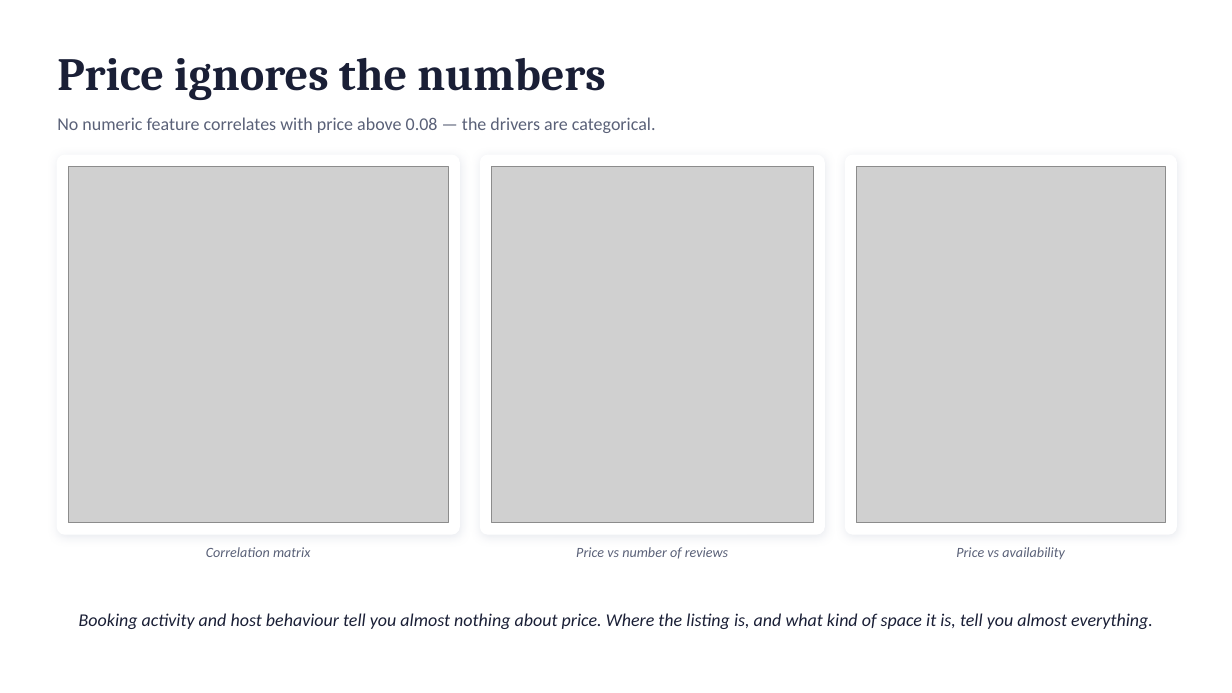
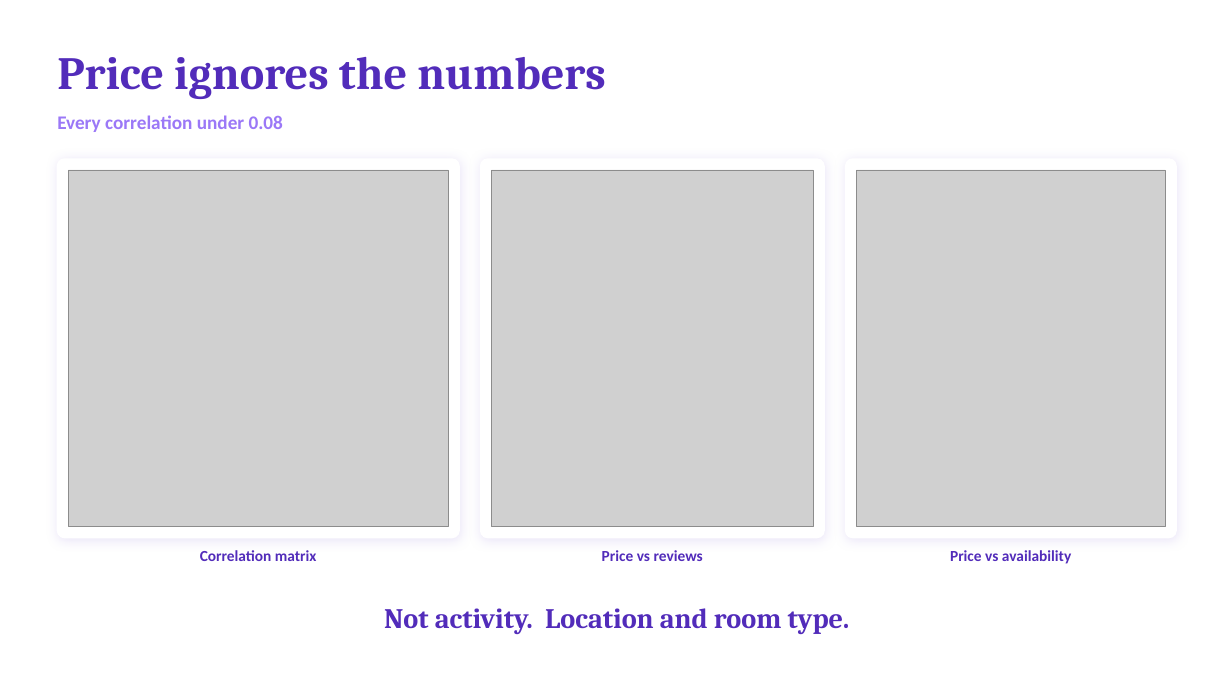
Before and after one commit to khaliddosari/Tuwaiq-Bootcamp, a slide deck: slide 7 of eda week 3/Khalid Al Dosari - EDA Project Presentation.pptx (slide 8 before the commit). Drawn at 1232x693 pixels with LibreOffice and Linux fonts; fonts in the diff are those of the drawing; grey boxes stand for pictures. Boxes give left, top, right and bottom in pixels: in the first picture for what was removed or moved away, otherwise in the second. Text is boxed around its words. In the diff, an @@ line names an element or a change of style, - is before the commit and + after.

```diff
--- a/eda week 3/Khalid Al Dosari - EDA Project Presentation.pptx
+++ b/eda week 3/Khalid Al Dosari - EDA Project Presentation.pptx
@@ text "Price ignores the numbers" at bbox=[57, 57, 606, 99]: text colour #1A1F36 to #522CBA @@
@@ text at bbox=[57, 115, 283, 132]: text changed; size 14 to 15 pt; text colour #5A6178 to #9B78F7; bold on @@
-No numeric feature correlates with price above 0.08 — the drivers are categorical.
+Every correlation under 0.08
@@ 3 pictures, 3 rounded rectangles: place and size @@
-3 pictures, 3 rounded rectangles at bbox=[57, 155, 1177, 534]
+3 pictures, 3 rounded rectangles at bbox=[57, 159, 1177, 538]
@@ shadow changed in 3 elements at bbox=[57, 159, 459, 538], bbox=[481, 159, 824, 538], bbox=[846, 159, 1177, 538] @@
@@ text "Correlation matrix" at bbox=[200, 550, 317, 561]: size 11 to 12 pt, text colour #5A6178 to #522CBA, bold on, italic off @@
@@ text at bbox=[602, 550, 703, 561]: text changed; size 11 to 12 pt; text colour #5A6178 to #522CBA; bold on; italic off @@
-Price vs number of reviews
+Price vs reviews
@@ text "Price vs availability" at bbox=[950, 550, 1071, 564]: size 11 to 12 pt, text colour #5A6178 to #522CBA, bold on, italic off @@
@@ text at bbox=[384, 608, 850, 634]: text changed; size 14 to 22 pt; font Calibri to Cambria; text colour #1A1F36 to #522CBA; bold on; italic off @@
-Booking activity and host behaviour tell you almost nothing about price. Where the listing is, and what kind of space it is, tell you almost everything.
+Not activity. Location and room type.
```
Also in this commit, not shown: 10 other slides changed, 2 slides added, 3 slides removed.
